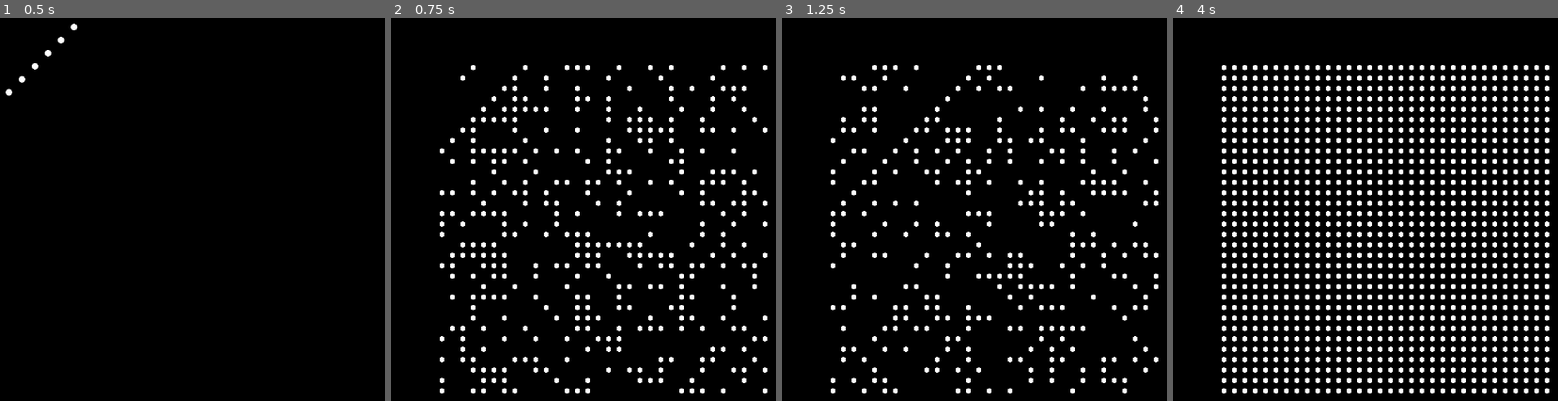
Above: before the commit, frames 1-4 (left to right).
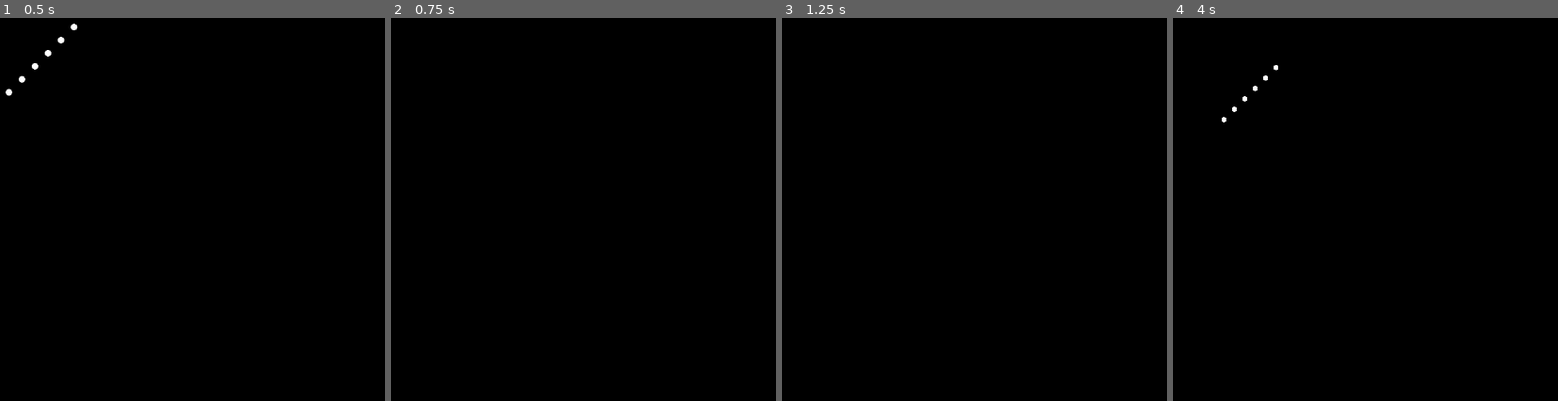
Above: after the commit, the same moments.

Repository: timvisee/38c3-dots
Game: Godot game, scene res://scenes/main.tscn
The game is run twice, just before and just after one commit, with the same random seed, the same clock (stepped at 60 frames per second) and the same inputs.
Inputs:
- Up to frame 1 (0.5 s): no input
- Up to frame 2 (0.75 s): tap Enter (ui_accept) at 0.5 s; hold Right (ui_right) from 0.53 s (still down); hold Space (story_next, bound only after the commit) from 0.53 s (still down); tap . (random_dots, bound only after the commit) at 0.6 s
- Up to frame 3 (1.25 s): keep holding Right (ui_right); keep holding Space (story_next, bound only after the commit); tap Enter (ui_accept) at 0.77, 1.07 s
- Up to frame 4 (4 s): release Right (ui_right) at 1.28 s; release Space (story_next, bound only after the commit) at 1.28 s; hold Down (ui_down) 1.28-2.03 s; tap Space (story_next, bound only after the commit) at 1.35, 3.05 s; tap Enter (ui_accept) at 1.52, 1.55, 1.82, 2.1, 3.02, 3.32, 3.77, 3.8 s; hold Right (ui_right) 2.03-2.78 s; tap . (random_dots, bound only after the commit) at 2.3, 2.85 s; hold Up (ui_up) 2.78-3.53 s; hold Left (ui_left) from 3.53 s (still down); hold Space (story_next, bound only after the commit) from 3.53 s (still down)

Frame 1 is identical in both runs. In frame 2, 6.4% of the frame differs, in the area x 12-98%, y 12-99%; in frame 3, 5.7%; in frame 4, 18%.

Commit message:
Add controls to cycle through stories

Diff:
--- a/project.godot
+++ b/project.godot
@@ -105,3 +105,14 @@
 "events": [Object(InputEventKey,"resource_local_to_scene":false,"resource_name":"","device":-1,"window_id":0,"alt_press …(190 unchanged characters)…
 ]
 }
+story_next={
+"deadzone": 0.5,
+"events": [Object(InputEventKey,"resource_local_to_scene":false,"resource_name":"","device":-1,"window_id":0,"alt_pressed":false,"shift_pressed":false,"ctrl_pressed":false,"meta_pressed":false,"pressed":false,"keycode":0,"physical_keycode":32,"key_label":0,"unicode":32,"location":0,"echo":false,"script":null)
+, Object(InputEventKey,"resource_local_to_scene":false,"resource_name":"","device":-1,"window_id":0,"alt_pressed":false,"shift_pressed":false,"ctrl_pressed":false,"meta_pressed":false,"pressed":false,"keycode":0,"physical_keycode":78,"key_label":0,"unicode":110,"location":0,"echo":false,"script":null)
+]
+}
+random_dots={
+"deadzone": 0.5,
+"events": [Object(InputEventKey,"resource_local_to_scene":false,"resource_name":"","device":-1,"window_id":0,"alt_pressed":false,"shift_pressed":false,"ctrl_pressed":false,"meta_pressed":false,"pressed":false,"keycode":0,"physical_keycode":46,"key_label":0,"unicode":46,"location":0,"echo":false,"script":null)
+]
+}
--- a/scripts/Grid.gd
+++ b/scripts/Grid.gd
@@ -91,7 +91,7 @@
 		self.config_save();
 
 	# Other actions
-	if event.is_action("ui_accept") && event.is_pressed():
+	if event.is_action("random_dots") && event.is_pressed():
 		for i in range(WIDTH * HEIGHT):
 			set_dot_i(i, randi_range(0, 2) == 0);
 	if event.is_action_pressed("reset"):
--- a/scripts/StoryRunner.gd
+++ b/scripts/StoryRunner.gd
@@ -30,6 +30,12 @@
 
 	if self.story != null:
 		self.story._frame(_delta);
+
+
+func _input(event):
+	# Change padding
+	if event.is_action_pressed("story_next") :
+		self.next_story();
 
 
 func next_story():
